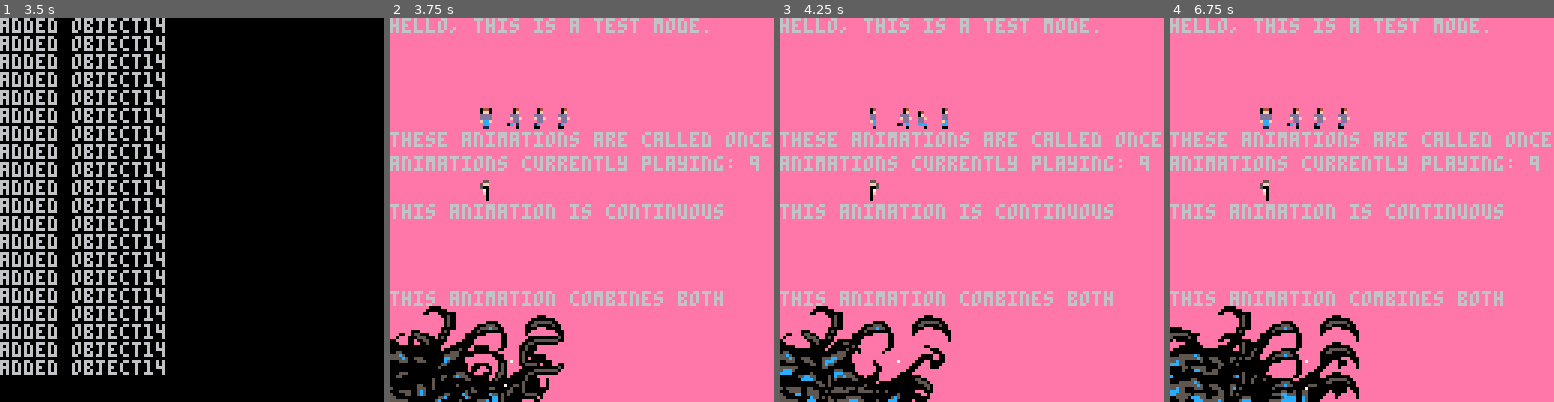
Above: before the commit, frames 1-4 (left to right).
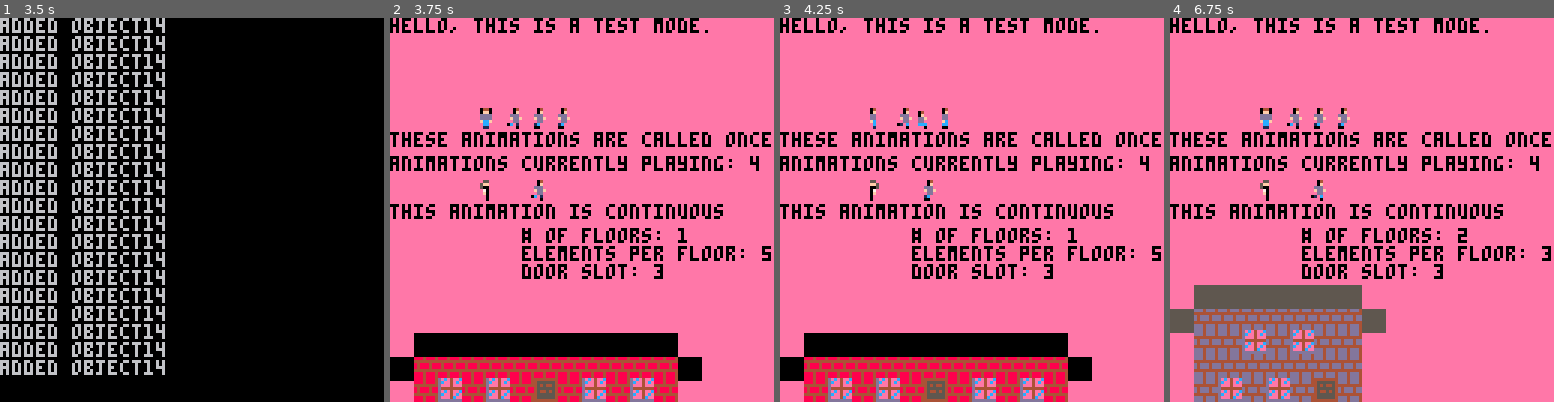
Above: after the commit, the same moments.

Repository: llopez020/Anxiety-at-its-Finest
Game: PICO-8 cartridge base.p8
Same seed, same stepped clock (60 frames per second), same inputs: the game is played once before the commit and once after it.
Inputs:
- Up to frame 1 (3.5 s): tap X (X key) at 0.33, 0.7, 1.43, 2.58, 3.1 s; tap O (Z key) at 1.07, 1.8, 2.43, 3.07 s; hold Right 2.33-3.33 s; hold Right from 3.38 s (still down)
- Up to frame 2 (3.75 s): keep holding Right; tap X (X key) at 3.62 s; tap O (Z key) at 3.7 s
- Up to frame 3 (4.25 s): tap X (X key) at 4.13 s; release Right at 4.22 s
- Up to frame 4 (6.75 s): hold Up 4.27-4.67 s; tap O (Z key) every 0.63 s from 4.33 to 6.23 s; tap X (X key) every 0.52 s from 4.65 to 6.72 s; hold Right 4.72-5.72 s; hold Down 5.77-6.1 s; hold Left from 6.15 s (still down)

Frame 1 is identical in both runs. In frame 2, 22% of the frame differs, in the area x 0-100%, y 0-100%; in frame 3, 23%; in frame 4, 24%.

Commit message:
rough showcase of building generator in testmode2

Diff:
--- a/base.p8
+++ b/base.p8
@@ -9,6 +9,7 @@
 
 #include collision.lua
 #include animation.lua
+#include building_generator.lua
 
 --debug switch
 debugint=1 -- shows collision boxes and coords
@@ -17,6 +18,7 @@
 --animation test vars
 start_animate = 1
 sprite_animation = {24,25}
+run_animation = {3,4,5,6}
 anxiety_animation = {64,72,128,136,128,72}
 anxiety_animation2 = {64,72,128,136,128,72}
 anxiety_animation3 = {64,72,128,136,128,72}
@@ -229,23 +231,14 @@
 cls(14)
 
 print"hello, this is a test mode."
---begin animation showcase
+--begin showcase
 if(start_animate == 1) then
 	animate_once(30,30,{0,1,2},1,1,30,2)
 	animate_once(30+8,30,{3,4,5},1,1,15,3)
 	animate_once(30+8+8,30,{6,7,8},1,1,15,2)
 	animate_once(30+8+8+8,30,{6,7},1,1,10,2)
-	for i = 1, 5 do
-		animate_once(
-			-40-flr(rnd(32)),
-			100,
-			{72,128,136,128},
-			8,
-			4,
-			flr(rnd(5))+5,
-			2)
-	end
 	start_animate = 0
+	new_building()
 end
 print("these animations are called once",0,30+8)
 print("animations currently playing: "..#animation_data_once,0,30+8+8)
@@ -254,19 +247,23 @@
 end
 
 animate(sprite_animation,30,30+8+8+8,sprite_animation,1,1,10)
-animate(anxiety_animation,sin(bounce)*4-4,96,anxiety_animation,8,4,5)
-animate(anxiety_animation2,sin(bounce)*4-4,105,anxiety_animation2,8,4,11)
-animate(anxiety_animation3,sin(bounce)*4-4,115,anxiety_animation3,8,4,17)
+animate(run_animation,30+8+8,30+8+8+8,run_animation,1,1,10)
+--animate(anxiety_animation,sin(bounce)*4-4,96,anxiety_animation,8,4,5)
+--animate(anxiety_animation2,sin(bounce)*4-4,105,anxiety_animation2,8,4,11)
+--animate(anxiety_animation3,sin(bounce)*4-4,115,anxiety_animation3,8,4,17)
 if(bounce > 1) then
 	bounce = 0
 else
 	bounce = bounce + 0.010
 end
 print("this animation is continuous",0,30+8+8+8+8)
-print("this animation combines both",0,91)
 
 handle_animations()
---end animation showcase
+renderBuildings()
+print("# of floors: "..building_list[#building_list].number_of_floors,44,30+8+8+8+8+8,0)
+print("elements per floor: "..building_list[#building_list].elements_per_floor,0)
+print("door slot: "..building_list[#building_list].door_slot,0)
+--end showcase
 end
 
 function initdebug()
@@ -578,14 +575,14 @@
 55566666555666665556666666566666555666665556666666566666555666666656666655566666566566666666666666666666000000000000000000000000
 66666666666666666666666666666666666666666666666666666666666666666666666666666666666666666566666656666666000000000000000000000000
 66666666666666666666666666666666666666666666666666666666666666666666666666666666666666666666666666666666000000000000000000000000
-66666666666666666666666666666666666666666666666600000000000000000000000000000000000000000000000000000000000000000000000000000000
-66666666666666666666666666666666666666666666666600000000000000000000000000000000000000000000000000000000000000000000000000000000
-66666666666666666666666666666666666666666666666600000000000000000000000000000000000000000000000000000000000000000000000000000000
-55555555555555555555555555555555555555555555555500000000000000000000000000000000000000000000000000000000000000000000000000000000
-58888888566666666666666688888888666666658888888500000000000000000000000000000000000000000000000000000000000000000000000000000000
-58888888566666666666666688888888666666658888888500000000000000000000000000000000000000000000000000000000000000000000000000000000
-58888888566666666666666688888888666666658888888500000000000000000000000000000000000000000000000000000000000000000000000000000000
-55555555555555555555555555555555555555555555555500000000000000000000000000000000000000000000000000000000000000000000000000000000
+666666666666666666666666666666666666666666666666d6c6466c000000000000000000000000000000000000000000000000000000000000000000000000
+666666666666666666666666666666666666666666666666dc6646c6000000000000000000000000000000000000000000000000000000000000000000000000
+666666666666666666666666666666666666666666666666d6664666000000000000000000000000000000000000000000000000000000000000000000000000
+555555555555555555555555555555555555555555555555d4444444000000000000000000000000000000000000000000000000000000000000000000000000
+588888885666666666666666888888886666666588888885d6c6466c000000000000000000000000000000000000000000000000000000000000000000000000
+588888885666666666666666888888886666666588888885dc6646c6000000000000000000000000000000000000000000000000000000000000000000000000
+588888885666666666666666888888886666666588888885d6664c66000000000000000000000000000000000000000000000000000000000000000000000000
+555555555555555555555555555555555555555555555555dddddddd000000000000000000000000000000000000000000000000000000000000000000000000
 __map__
 000000000000000000000000000000000000000000000000000000000000000000000000003f000000000000000000000000000e00000000000000000000000000000000000000000000000000000000000000000000000000000000000000000000000000000000000000000000000000000000000000000000000000000000
 000000000000000000000000000000002f3f2f2f00000023000000000000000000000000000d2f000000000000000000000000000000000e000000000000000000000000000000000000000000000000000000000000000000000000000000000000000000000000000000000000000000000000000000000000000000000000
--- /dev/null
+++ b/building_generator.lua
@@ -0,0 +1,136 @@
+building_data = {
+    buildings_start = 0,
+    buildings_end = 0,
+}
+building_list = {}
+building = {
+    building_x_start = 0,
+    building_x_end = 0,
+    number_of_floors = 0, --min 1, max 4
+    elements_per_floor = 0, --min 3, max 6
+    door_slot = 0,
+    brick_color = 0,
+    roof_color = 0,
+}
+available_brick_colors = {15,8,13,5}
+available_roof_colors = {13,4,0,1,12,5}
+
+function building:new(building_x_start_,number_of_floors_,elements_per_floor_,brick_color_,roof_color_)
+    self.__index = self
+    return setmetatable
+    ({
+    building_x_start = building_x_start_, building_x_end = 0,
+    number_of_floors = number_of_floors_, elements_per_floor = elements_per_floor_, door_slot = 1,
+    brick_color = brick_color_, roof_color = roof_color_
+    },
+    self)
+end
+
+function new_building()
+    buildingToAdd =
+    building:new
+    (building_data.buildings_end, -- new building starts at buildings end coordinate
+    (flr(rnd(4)) + 1), -- number of floors = 1-4
+    (flr(rnd(4)) + 3), -- elements per floor = 3-6
+    available_brick_colors[(flr(rnd(#available_brick_colors)) + 1)], -- pick a random brick color from array
+    available_roof_colors[(flr(rnd(#available_roof_colors)) + 1)]) -- pick a random roof color from array
+
+    buildingToAdd.building_x_end = building_data.buildings_start+(8*(buildingToAdd.elements_per_floor+1+buildingToAdd.elements_per_floor+2))
+    buildingToAdd.door_slot = (flr(rnd(buildingToAdd.elements_per_floor)) + 1)
+
+    add(building_list,buildingToAdd)
+end
+
+function renderBuildings()
+    buildingToAdd = building_list[#building_list]
+    pal( 15, buildingToAdd.brick_color)
+    buildGround(buildingToAdd)
+    buildFloorOffset = 1
+    build_y_coord = 127-7-8-8
+    for i=1,buildingToAdd.number_of_floors-1,1 do
+        buildFloor(buildingToAdd,buildFloorOffset,build_y_coord)
+        buildFloorOffset = buildFloorOffset^^1
+        build_y_coord = build_y_coord-16
+    end
+    build_y_coord = build_y_coord+16
+    buildRoof(buildingToAdd,build_y_coord)
+    pal( 15, 15)
+end
+
+function buildGround(buildingToAdd)
+    build_x_coord = 8
+    build_y_coord = 127-7
+    for i=1,buildingToAdd.elements_per_floor,1 do
+        if (i == buildingToAdd.door_slot) then
+            spr(58, build_x_coord, build_y_coord, 1, 1)
+            build_x_coord = build_x_coord + 8
+            spr(59, build_x_coord, build_y_coord, 1, 1)
+            build_x_coord = build_x_coord + 8
+        else
+            spr(58, build_x_coord, build_y_coord, 1, 1)
+            build_x_coord = build_x_coord + 8
+            spr(246, build_x_coord, build_y_coord, 1, 1)
+            build_x_coord = build_x_coord + 8
+        end
+    end
+    spr(58, build_x_coord, build_y_coord, 1, 1)
+    build_x_coord = 8
+    build_y_coord = build_y_coord-8
+    for i=1,buildingToAdd.elements_per_floor,1 do
+        spr(58, build_x_coord, build_y_coord, 1, 1)
+        build_x_coord = build_x_coord + 8
+        spr(58, build_x_coord, build_y_coord, 1, 1)
+        build_x_coord = build_x_coord + 8
+    end
+    spr(58, build_x_coord, build_y_coord, 1, 1)
+end
+
+function buildFloor(buildingToAdd,buildFloorOffset,build_y_coord)
+    build_x_coord = 8
+    if(buildFloorOffset == 1) then
+        spr(58, build_x_coord, build_y_coord, 1, 1)
+        build_x_coord = build_x_coord + 8
+        for i=1,buildingToAdd.elements_per_floor-1,1 do
+            spr(58, build_x_coord, build_y_coord, 1, 1)
+            build_x_coord = build_x_coord + 8
+            spr(246, build_x_coord, build_y_coord, 1, 1)
+            build_x_coord = build_x_coord + 8
+        end
+        spr(58, build_x_coord, build_y_coord, 1, 1)
+        build_x_coord = build_x_coord + 8
+        spr(58, build_x_coord, build_y_coord, 1, 1)
+    else
+        for i=1,buildingToAdd.elements_per_floor,1 do
+            spr(58, build_x_coord, build_y_coord, 1, 1)
+            build_x_coord = build_x_coord + 8
+            spr(246, build_x_coord, build_y_coord, 1, 1)
+            build_x_coord = build_x_coord + 8
+        end
+        spr(58, build_x_coord, build_y_coord, 1, 1)
+    end
+    build_x_coord = 8
+    build_y_coord = build_y_coord-8
+    for i=1,buildingToAdd.elements_per_floor,1 do
+        spr(58, build_x_coord, build_y_coord, 1, 1)
+        build_x_coord = build_x_coord + 8
+        spr(58, build_x_coord, build_y_coord, 1, 1)
+        build_x_coord = build_x_coord + 8
+    end
+    spr(58, build_x_coord, build_y_coord, 1, 1)
+end
+
+function buildRoof(buildingToAdd,build_y_coord)
+    build_x_coord = 0
+    rectfill( build_x_coord, build_y_coord, build_x_coord+7, build_y_coord-7, buildingToAdd.roof_color)
+    build_x_coord = build_x_coord + 8*(buildingToAdd.elements_per_floor+buildingToAdd.elements_per_floor+2)
+    rectfill( build_x_coord, build_y_coord, build_x_coord+7, build_y_coord-7, buildingToAdd.roof_color)
+    build_x_coord = 8
+    build_y_coord = build_y_coord - 8
+    for i=1,buildingToAdd.elements_per_floor,1 do
+        rectfill( build_x_coord, build_y_coord, build_x_coord+7, build_y_coord-7, buildingToAdd.roof_color)
+        build_x_coord = build_x_coord + 8
+        rectfill( build_x_coord, build_y_coord, build_x_coord+7, build_y_coord-7, buildingToAdd.roof_color)
+        build_x_coord = build_x_coord + 8
+    end
+    rectfill( build_x_coord, build_y_coord, build_x_coord+7, build_y_coord-7, buildingToAdd.roof_color)
+end
